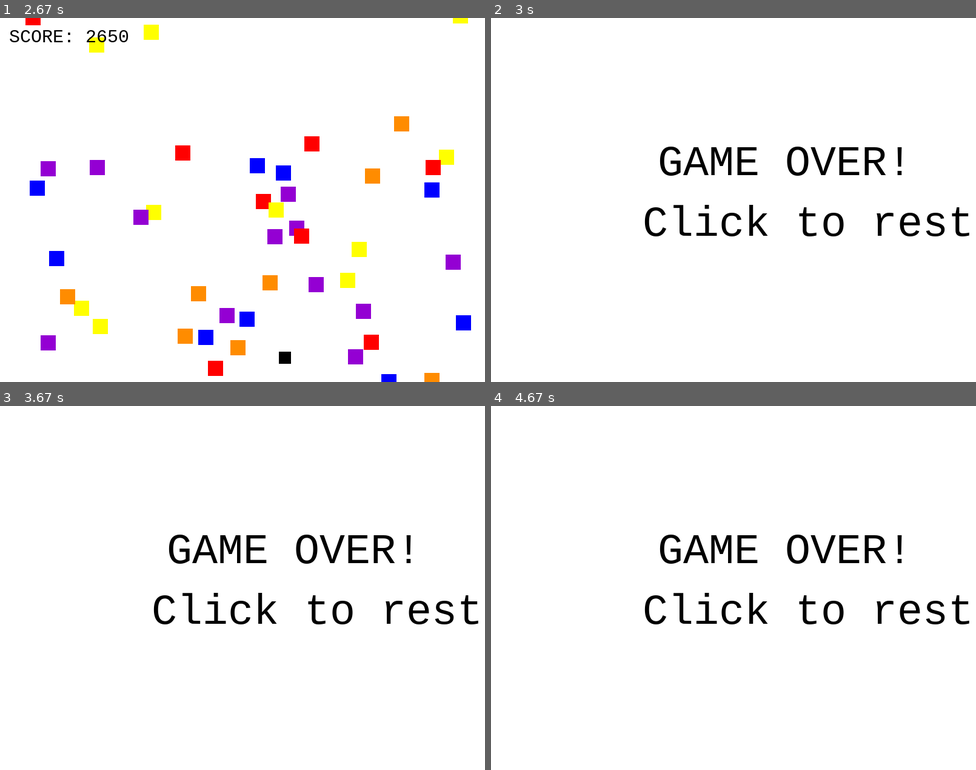
Above: before the commit, frames 1-4 (two rows, left to right).
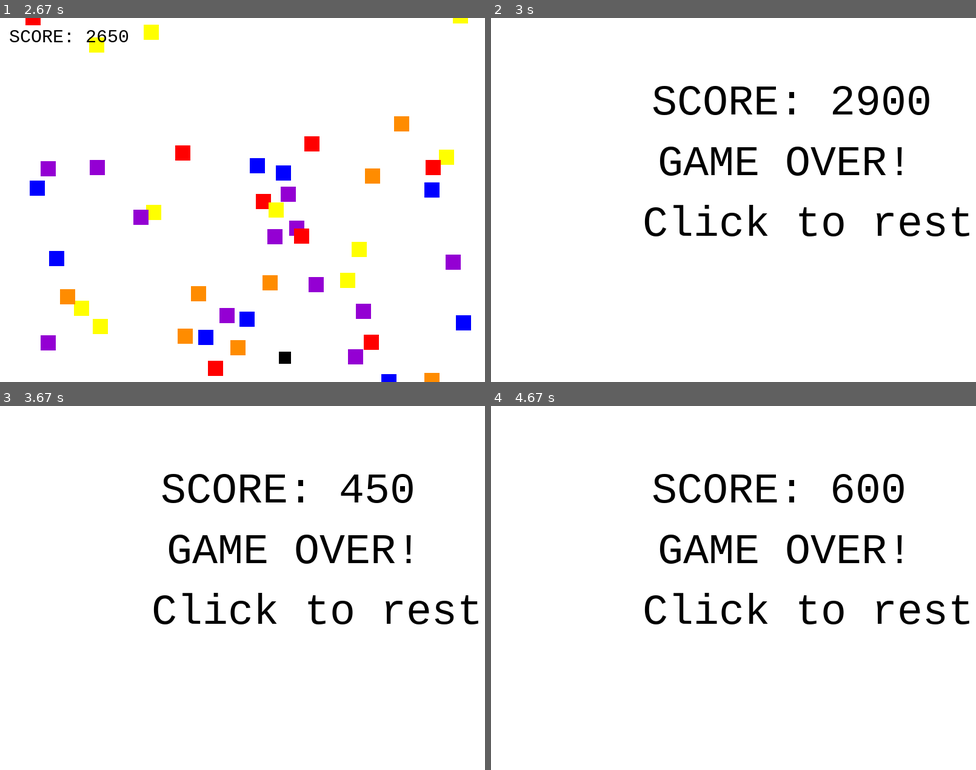
Above: after the commit, the same moments.

Repository: julesWu/Project-4-Pygame
Game: pygame game, started from pygame.source.code.py
Two runs of this game, one before a commit and one after it. Both use one fixed random seed, a clock stepped at 60 frames per second and the inputs below.
Inputs (mouse positions are in pixels of both pictures, inside the frame that each line leads up to):
- Up to frame 1 (2.67 s): hold Right 0.33-0.8 s; hold Up 0.83-1.13 s; hold Right 1.17-1.63 s; hold Left 1.67-2.2 s; hold Down 2.23-2.53 s; hold Left from 2.57 s (still down)
- Up to frame 2 (3 s): release Left at 2.97 s
- Up to frame 3 (3.67 s): click "Click to restart." at 3.07 s; hold Up from 3.33 s (still down)
- Up to frame 4 (4.67 s): release Up at 3.7 s; click (806, 460) at 3.8 s; hold Right from 4.07 s (still down)

Frame 1 is identical in both runs. In frame 2, 1.5% of the frame differs, in the area x 33-91%, y 18-27%; in frame 3, 1.3%; in frame 4, 1.3%.

Commit message:
Print score on screen and commented all the code

Diff:
--- a/pygame.source.code.py
+++ b/pygame.source.code.py
@@ -1,10 +1,13 @@
+#Name: Julia Wu
+#Project 4: Pygame
+
 import random
 import pygame, sys
 import time
 from pygame.locals import *
 from pygame import mixer
 
-#initialize font module
+#initialize font module and music module
 pygame.font.init()
 pygame.mixer.init()
 
@@ -182,52 +185,71 @@
 				if event.key == pygame.K_DOWN:
 					self.player.y_speed = 0
 
-
+	#Member function to handle the logic of the game
 	def game_logic(self):
+		#if the game is not over
 		if not self.game_over:
-
+			#update the player's movement
 			self.player.update()
-
+			#if the level is less than 4, update cubes using the update function in cube class
 			if self.level < 4:
 				self.cube_list.update()
-
+			#A list to detect collisions between player and cubes
 			cube_collide_list = pygame.sprite.spritecollide(self.player, self.cube_list, False)
-
+			#if the level is greater than 3, speed up the cubes
 			if self.level > 3:
 				for cube in self.cube_list:
 					cube.rect.y += 5
 					if cube.rect.y > 610:
 						cube.rect.y = -25
-
+			#if there is a collision, the game is over
 			if len(cube_collide_list) > 0:
 				self.game_over = True
 
+	#Member function to print messages to the screen
 	def display_messages(self, screen):
 		screen.fill(WHITE)
-
+		#if the game is over
 		if self.game_over:
+			#print game over
 			label = myfont.render("GAME OVER! ", 1, BLACK)
+			#print click to restart
 			restart = myfont.render("Click to restart.", 1, BLACK)
+			#print player score
+			score_label = myfont.render("SCORE: " + str(self.score - self.restart_time), 1, BLACK)
+			#Display these messages to the screen
+			screen.blit(score_label, (265, 100))
 			screen.blit(label, (275, 200))
 			screen.blit(restart, (250, 300))
 
+		#if the game is not over
 		if not self.game_over:
 			screen.fill(WHITE)
+			#draw all the objects on the screen
 			self.all_sprites_list.draw(screen)
+			#keep track of score
 			self.score = pygame.time.get_ticks()
 			score_text = myfont2.render("SCORE: " + str(self.score - self.restart_time), 1, BLACK)
+			#print score onto screen
 			screen.blit(score_text, (15, 15))
 
 		pygame.display.flip()
 
+#main loop
 def main():
+	#initialize pygame mixer
 	pygame.mixer.pre_init(44100, 16, 2, 4096)
+	#initialize pygame
 	pygame.init()
+	#set screen
 	screen = pygame.display.set_mode([WIDTH, HEIGHT])
+	#set caption of the screen
 	pygame.display.set_caption("Cube Runner")
-	#background_music = pygame.mixer.Sound("explosions.wav")
+	#initialize loop variable
 	done = False
+	#initialize game clock
 	clock = pygame.time.Clock()
+	#increase cubes every 25 seconds
 	pygame.time.set_timer(USEREVENT+1, 25000)
 
 	#create an instance of game
@@ -237,17 +259,22 @@
 		pygame.mixer.music.set_volume(0.5)
 		pygame.mixer.music.play()
 
-	while not done:
-		done = game.run_game_events()
-
-		game.game_logic()
-
-		game.display_messages(screen)
-
-		clock.tick(20)
-
 	if game.game_over:
 		pygame.mixer.music.stop()
+
+	#while the game is not done
+	while not done:
+		#Run the events in the game
+		done = game.run_game_events()
+
+		#Run game logic
+		game.game_logic()
+
+		#dispaly the messages of the game on the screen
+		game.display_messages(screen)
+
+		#set frames
+		clock.tick(20)
 
 	pygame.quit()
 
